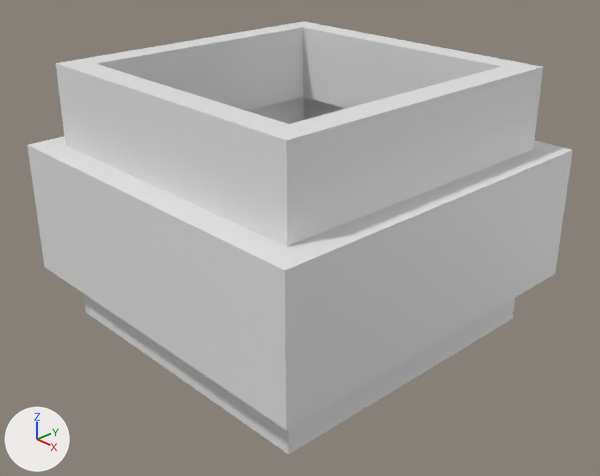
The Blender file src/otherapplicationdata/egg_hatched_2.blend as it was, and as the next commit left it.
Rendered twice from a 50 mm camera at (1.317, -1.232, 1.098) aimed at (0.023, -0.014, 0.286). Lighting does not change. The marker at lower left points along +X, +Y and +Z.

The first picture shows 'egg_hatched_inner1'.
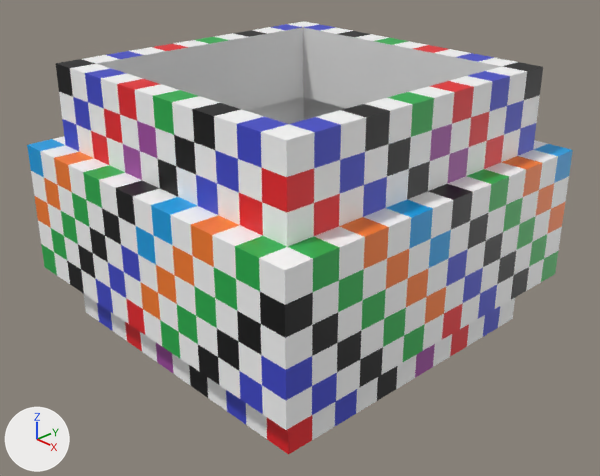
Where the change shows, as pixel boxes (x1, y1, x2, y2) in the pictures (600 x 476 px):
'egg_hatched_inner1', surface changed: (27, 21, 573, 454) in both

The change, as a diff of the scene's bpy script:
```diff
--- a/src/otherapplicationdata/egg_hatched_2.blend.py
+++ b/src/otherapplicationdata/egg_hatched_2.blend.py
@@ img_testtexture_png @@
+img_testtexture_png = load_image('testtexture.png', '../main/resources/assets/dragonmounts/textures/items/eggs/testtexture.png', 16, 16, 'sRGB')
@@ mat_default_obj_003 @@
 mat_default_obj_003 = principled_material('Default_OBJ.003')
-mat_default_obj_003.base_color = (0.8, 0.8, 0.8)  # white #e7e7e7
+mat_default_obj_003.texture = img_testtexture_png
```
